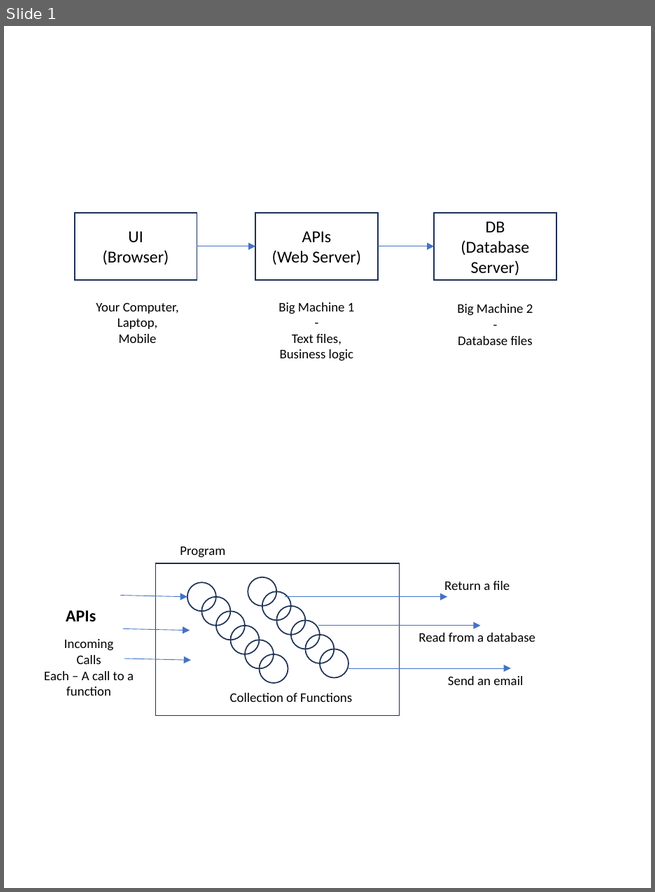
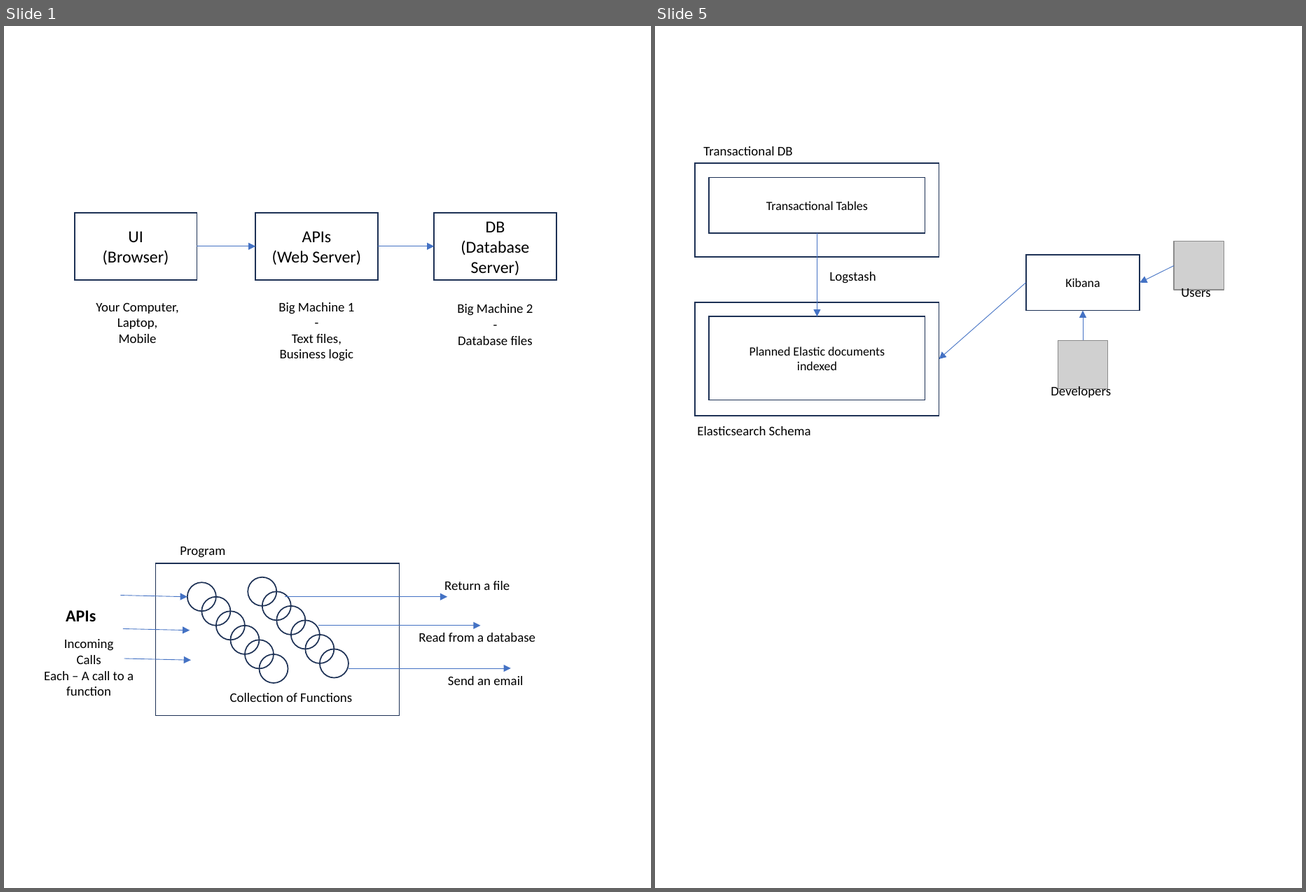
Before and after one commit to SatyaKomatineni/articles-repo, a slide deck: general-tech-figures.pptx. Shown side by side, each under a label of ours: slide 1 before the commit, slides 1 and 5 after it; the slides between them are not shown. The pictures are 655x892 and 1306x892 pixels, drawn with LibreOffice and Linux fonts; fonts in the diff are those of the drawing; grey boxes stand for pictures. Boxes give left, top, right and bottom in pixels: in the first picture for what was removed or moved away, otherwise in the second. Text is boxed around its words. In the diff, an @@ line names an element or a change of style, - is before the commit and + after.

```diff
--- a/general-tech-figures.pptx
+++ b/general-tech-figures.pptx
@@ slide 5 added at (655,26,1302,888), background #FFFFFF @@
@@ text added at (703,146,793,156), 11 pt, text #000000 @@
+Transactional DB
@@ rectangle added at (696,163,940,256), outline #1E3256 1 pt @@
@@ rectangle added at (710,178,925,234), outline #1E3256 1 pt, 10.5 pt, text #000000 @@
+Transactional Tables
@@ arrow added from (817, 233) to (817, 316), #4472C4 0.5 pt @@
@@ rectangle added at (1026,254,1139,311), outline #1E3256 1 pt, 10.5 pt, text #000000 @@
+Kibana
@@ picture added at (1173,242,1223,290) @@
@@ text added at (829,272,875,284), 11 pt, text #000000 @@
+Logstash
@@ arrow added from (1173, 265) to (1139, 283), #4472C4 0.5 pt @@
@@ arrow added from (1026, 283) to (939, 359), #4472C4 0.5 pt @@
@@ text added at (1181,288,1210,300), 11 pt, text #000000 @@
+Users
@@ rectangle added at (696,302,940,416), outline #1E3256 1 pt @@
@@ rectangle added at (710,316,925,400), outline #1E3256 1 pt, 10.5 pt, text #000000 @@
+Planned Elastic documents
+indexed
@@ arrow added from (1083, 341) to (1083, 311), #4472C4 0.5 pt @@
@@ picture added at (1057,341,1108,389) @@
@@ text added at (1051,385,1111,400), 11 pt, text #000000 @@
+Developers
@@ text added at (697,426,811,436), 11 pt, text #000000 @@
+Elasticsearch Schema
```
Also in this commit, not shown: 3 other slides added, 4 other files.
